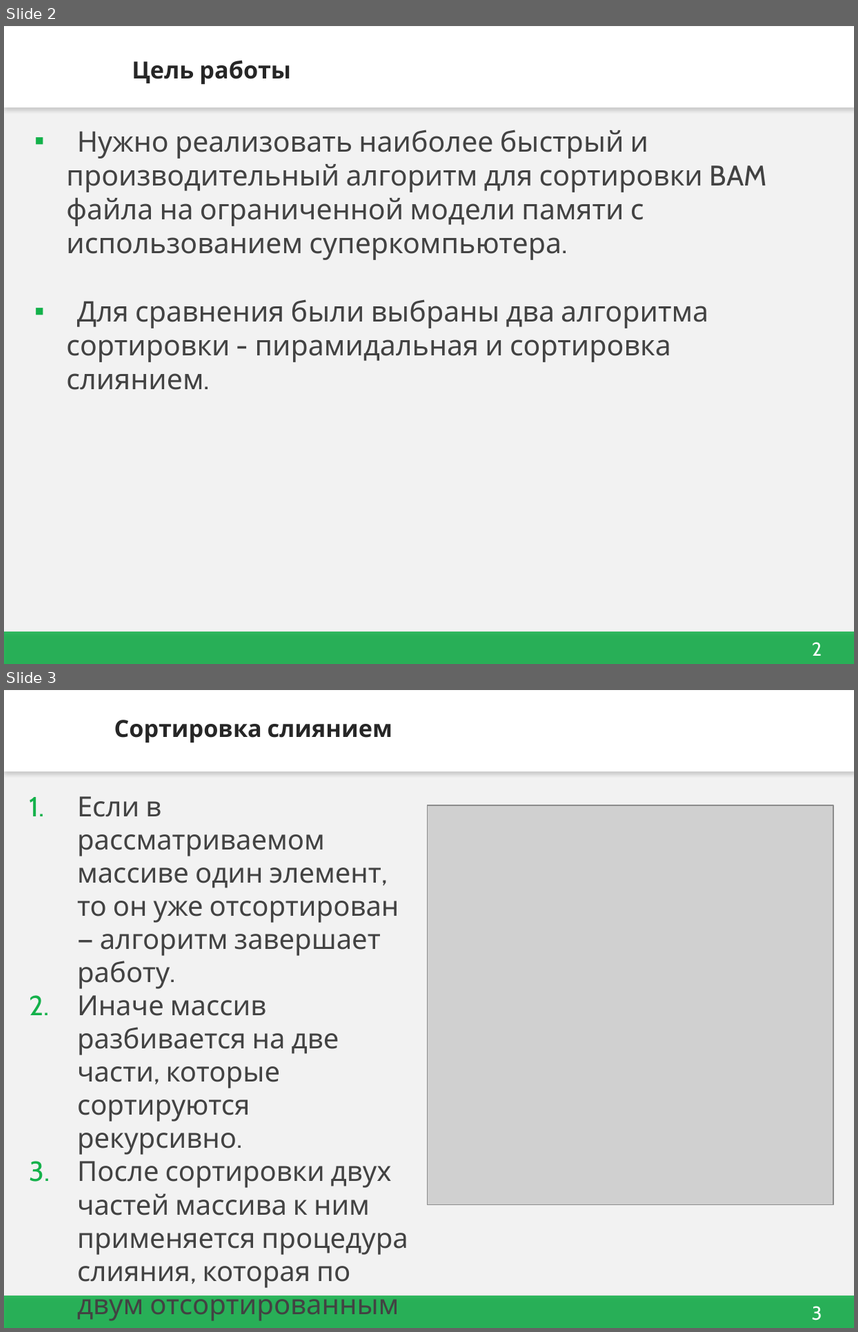
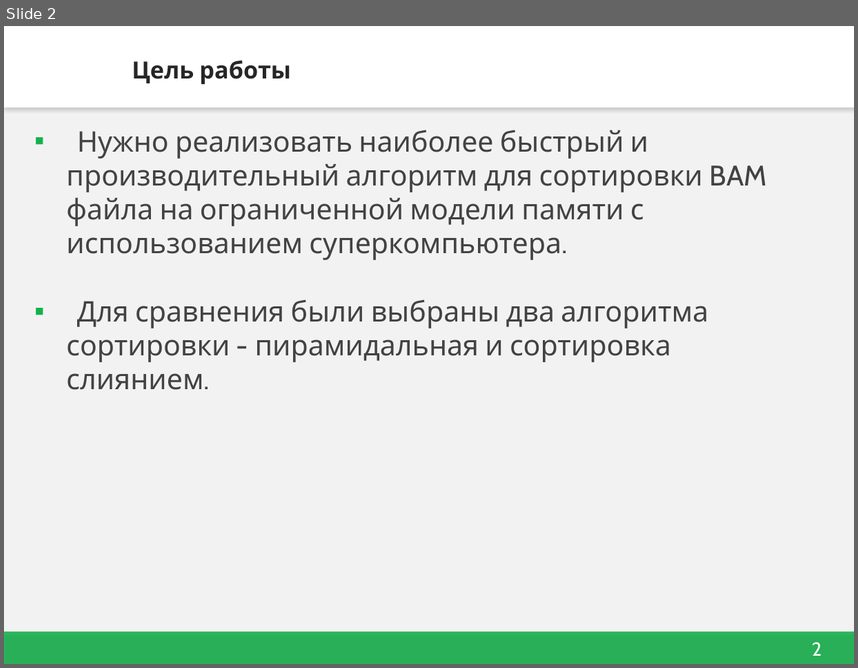
Before and after one commit to dmitriy-0297/Sort, a slide deck: Sorting.pptx. Shown one above the other, each under a label of ours: slides 2 and 3 before the commit, slide 2 after it. The pictures are 858x1332 and 858x668 pixels, drawn with LibreOffice and Linux fonts; fonts in the diff are those of the drawing; grey boxes stand for pictures; background and template pictures are left out. Boxes give left, top, right and bottom in pixels: in the first picture for what was removed or moved away, otherwise in the second. Text is boxed around its words. In the diff, an @@ line names an element or a change of style, - is before the commit and + after.

```diff
--- a/Sorting.pptx
+++ b/Sorting.pptx
@@ slide 3 removed at bbox=[4, 690, 854, 1328], background #F2F2F2; not listed: 3 template elements that a slide beside it also shows @@
@@ title removed at bbox=[114, 720, 392, 743] @@
-Сортировка слиянием
@@ text removed at bbox=[77, 796, 408, 1321] @@
-1. Если в рассматриваемом массиве один элемент, то он уже отсортирован — алгоритм завершает работу.
-2. Иначе массив разбивается на две части, которые сортируются рекурсивно.
-3. После сортировки двух частей массива к ним применяется процедура слияния, которая по двум отсортированным частям получает исходный отсортированный массив.
@@ picture removed at bbox=[428, 806, 833, 1205] @@
```
Also in this commit, not shown: 7 slides changed, 2 slides added, 1 other slide removed, 2 other files.
